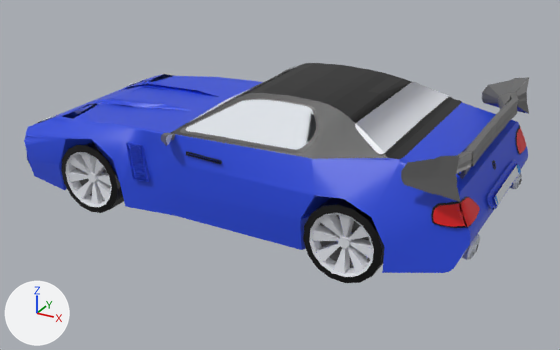
A saved change to the glTF model assets/blender/car_blend_final.glb.
Rendered twice from a 50 mm lens placed at (8.73, -15.49, 8.5), pointed at (0.29, -0.14, 0.82). Arrows for +X, +Y and +Z are at lower left; the lights stay in place. Where no turn or scale is listed for an object, it has been applied to the vertices. Vertices at the same position are counted once.

Names of what the first picture shows: 'Body', 'Wheel_back', 'Wheel_front'.
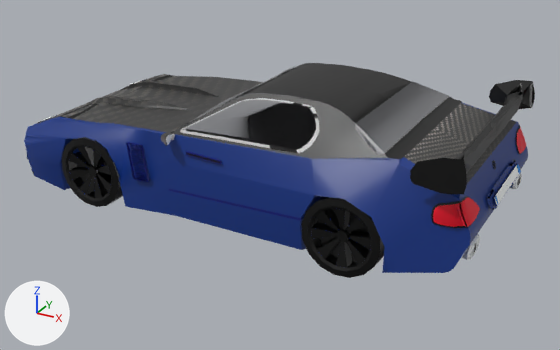
The newer file is also turned or shifted as a whole; pictures and numbers use the older file's frame.

What changed in the scene script:
```text
Change mat_material_017:
    mat_material_017.base_color: (0.0225, 0.0691, 0.723) -> (0.00361, 0.032, 0.22)  # blue #294add -> blue #0c3281
Change mat_material_013:
    mat_material_013.base_color: (0.784, 0.801, 0.855) -> (0.197, 0.201, 0.214)  # white #e5e7ee -> grey #7b7c7f
Change mat_material_009:
    remove mat_material_009.base_color = (0.8, 0.0136, 0.0158)  # red #e71f22
    mat_material_009.roughness: 0.4 -> 0.5
    add mat_material_009.texture = img_carbon_fibre
    add mat_material_009.emission_strength = 0.0264
Add mat_headlights:
    mat_headlights = principled_material('Headlights')
    mat_headlights.base_color = (0.593, 0.593, 0.593)  # light grey #cacaca
    mat_headlights.roughness = 0.4
Add mat_taillights:
    mat_taillights = principled_material('Taillights')
    mat_taillights.base_color = (0.8, 0.0, 0.0183)  # red #e70025
Add mat_grill_black:
    mat_grill_black = principled_material('Grill black')
    mat_grill_black.base_color = (0.0, 0.000951, 0.168)  # dark blue #000372
Change me_cube_001:
    remove me_cube_001.from_pydata(...)  # 4317 vertices, 7025 faces; spans x -6.01..5.81, y -2.85..2.85, z -1.0..2.01
    add me_cube_001.from_pydata(...)  # 4195 vertices, 6814 faces; spans x -6.01..5.81, y -2.85..2.85, z -1.01..2.01
    me_cube_001 part 1: 15 vertices moved from x 4.4..5.39, y -2.74..2.76, z 1.05..1.4 to x 4.98..5.56, y -2.53..2.76, z 1.02..1.86; 209 vertices removed from x 4.33..5.68, y -2.79..2.79, z -0.63..1.93; 73 vertices added at x 2.56..5.63, y -2.77..2.77, z -0.98..1.86
    me_cube_001 part 2: 34 vertices moved from x -4.87..-2.19, y -2.62..2.62, z -0.19..0.98 to x -4.87..-2.19, y -2.62..2.62, z -0.19..1.03; 13 vertices added at x -5.93..-2.87, y -2.29..2.29, z -1.01..-0.84
    me_cube_001 part 3: 127 faces spanning x -5.78..5.37, y -2.22..2.39, z 0.35..1.66 switch from mat_material_017 (blue #294add) to mat_material_009 (picture img_carbon_fibre)
    me_cube_001 part 4: 682 faces spanning x -2.46..2.21, y -2.7..2.7, z -0.39..0.63 switch from mat_material_017 (blue #294add) to mat_grill_black (dark blue #000372)
    me_cube_001 part 5: 105 faces spanning x -5.87..0.16, y -2.51..2.51, z -0.56..0.68 switch from mat_material_015 (black #000000) to mat_grill_black (dark blue #000372)
    me_cube_001 part 6: 38 faces spanning x -0.96..2.11, y -2.25..2.25, z 1.09..1.88 switch from mat_material_014 (light grey #d9dee4) to mat_material_013 (grey #7b7c7f)
    me_cube_001 part 7: 327 faces spanning x -1.42..5.37, y -2.72..2.72, z 0.83..1.42 switch from mat_material_012 (dark grey #686868) to mat_material_009 (picture img_carbon_fibre)
    me_cube_001 part 8: 208 faces spanning x -5.9..5.25, y -2.69..2.69, z -0.37..1.91 switch from mat_material_012 (dark grey #686868) to mat_headlights (light grey #cacaca)
    me_cube_001 part 9: 72 faces spanning x 4.94..5.62, y -2.56..2.56, z 0.36..0.87 switch from mat_material_009 (red #e71f22) to mat_taillights (red #e70025)
Change me_cube_003:
    remove me_cube_003.from_pydata(...)  # 608 vertices, 1180 faces; spans x -0.87..0.88, y -2.86..2.86, z -0.88..0.87
    add me_cube_003.from_pydata(...)  # 608 vertices, 1180 faces; spans x -0.87..0.88, y -2.95..2.76, z -0.69..1.06
    me_cube_003 part 10: the loose piece of 64 vertices spanning x -0.87..0.88, y -2.86..-1.97, z -0.88..0.87 is turned -52.7 degrees about the y axis through its middle, then moved by (0.0, -0.09, 0.19)
    me_cube_003 part 11: the loose piece of 240 vertices spanning x -0.71..0.72, y -2.85..-1.94, z -0.72..0.71 is rebuilt with 240 vertices and now spans x -0.71..0.72, y -2.94..-2.03, z -0.53..0.9
    remove me_cube_003.materials.append(mat_material_032)  # dark grey #686868
    add me_cube_003.materials.append(mat_wheel_background)  # black #252525
Change me_cube_002:
    remove me_cube_002.from_pydata(...)  # 608 vertices, 1180 faces; spans x -0.87..0.89, y -2.71..2.71, z -0.88..0.88
    add me_cube_002.from_pydata(...)  # 608 vertices, 1180 faces; spans x -0.82..0.94, y -2.72..2.72, z -0.69..1.07
    me_cube_002 part 12: the loose piece of 64 vertices spanning x -0.87..0.89, y -2.71..-1.83, z -0.88..0.88 is turned -54.8 degrees about the y axis through its middle and scaled by 1.01, then moved by (0.05, -0.01, 0.19)
    me_cube_002 part 13: 304 of 608 vertices moved; they spanned x -0.87..0.89, y 1.79..2.71, z -0.88..0.88 and now span x -0.82..0.94, y -2.59..2.72, z -0.69..1.07; mean shift (0.04, -0.27, 0.18); largest move (-0.38, 2.67, -0.79) -> (0.14, -2.59, 0.29)
    me_cube_002 part 14: 240 of 608 vertices moved; they spanned x -0.71..0.73, y -2.7..-1.79, z -0.72..0.72 and now span x -0.66..0.94, y -2.72..2.72, z -0.69..1.07; mean shift (0.07, 0.34, 0.2); largest move (0.05, -2.58, -0.12) -> (0.31, 2.69, 1.04)
```

Changed parts and their boxes (x1, y1, x2, y2) in the pictures (560 x 350 px; the box of a moved part takes in the faces that stretch with it):
'Body', recoloured, surface changed, reshaped
    before: (24, 63, 529, 273)
    after: (24, 63, 535, 273)
'Wheel_back', reshaped
    before: (303, 197, 384, 283)
    after: (301, 197, 384, 278)
'Wheel_front', reshaped
    before: (61, 142, 124, 213)
    after: (62, 137, 123, 207)
part 1 of me_cube_001, cut back
    before: (401, 77, 529, 253)
    after: (300, 80, 535, 250)
part 2 of me_cube_001, moved or reshaped
    before: (85, 82, 218, 181)
    after: (31, 80, 218, 189)
part 3 of me_cube_001, recoloured (blue to grey)
    both: (42, 74, 516, 183)
part 4 of me_cube_001, recoloured
    both: (126, 142, 301, 220)
part 5 of me_cube_001, recoloured
    both: (186, 151, 222, 164)
part 6 of me_cube_001, recoloured (white to grey)
    both: (186, 100, 316, 150)
part 7 of me_cube_001, recoloured
    both: (161, 132, 467, 173)
part 8 of me_cube_001, recoloured
    both: (171, 73, 447, 155)
part 9 of me_cube_001, recoloured
    both: (433, 127, 526, 227)
part 10 of me_cube_003, moved or reshaped
    before: (303, 197, 384, 283)
    after: (301, 197, 384, 278)
part 11 of me_cube_003, rebuilt
    before: (309, 213, 374, 277)
    after: (308, 206, 372, 271)
part 12 of me_cube_002, moved or reshaped
    before: (61, 142, 124, 213)
    after: (62, 137, 123, 207)
part 13 of me_cube_002, moved or reshaped (not visible before)
    after: (88, 167, 96, 176)
part 14 of me_cube_002, moved or reshaped
    before: (65, 152, 112, 207)
    after: (66, 145, 112, 201)
